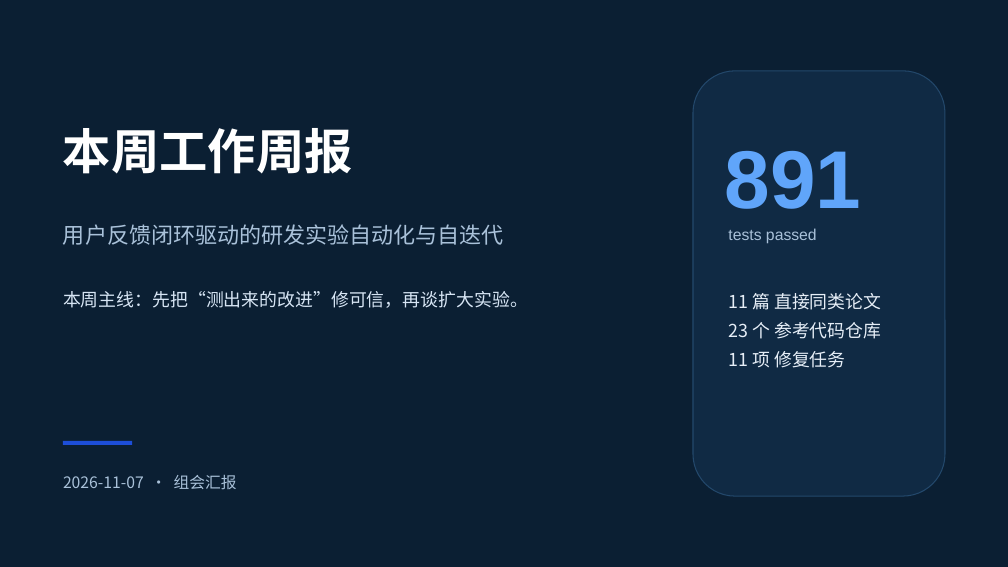
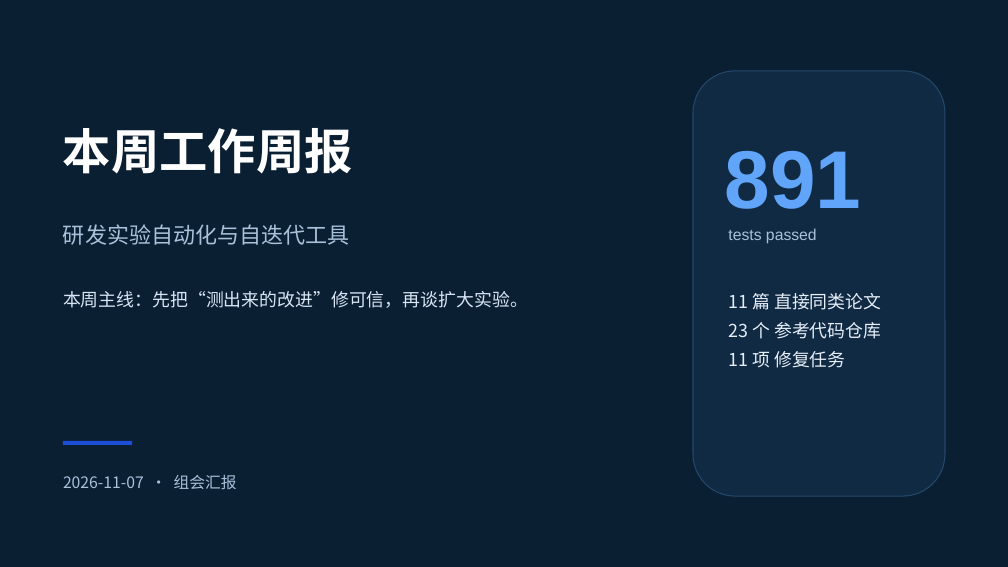
Before and after one commit to Molight1007/zigaijin, a slide deck: slide 1 of 论文准备/组会_20261107/周报_20261107_组会.pptx. Drawn at 1008x567 pixels with LibreOffice and Linux fonts; fonts in the diff are those of the drawing. Boxes give left, top, right and bottom in pixels: in the first picture for what was removed or moved away, otherwise in the second. Text is boxed around its words. In the diff, an @@ line names an element or a change of style, - is before the commit and + after.

```diff
--- a/论文准备/组会_20261107/周报_20261107_组会.pptx
+++ b/论文准备/组会_20261107/周报_20261107_组会.pptx
@@ text at [63, 224, 350, 245]: text changed @@
-用户反馈闭环驱动的研发实验自动化与自迭代
+研发实验自动化与自迭代工具
```
Also in this commit, not shown: 1 other slide changed, 2 other files.
